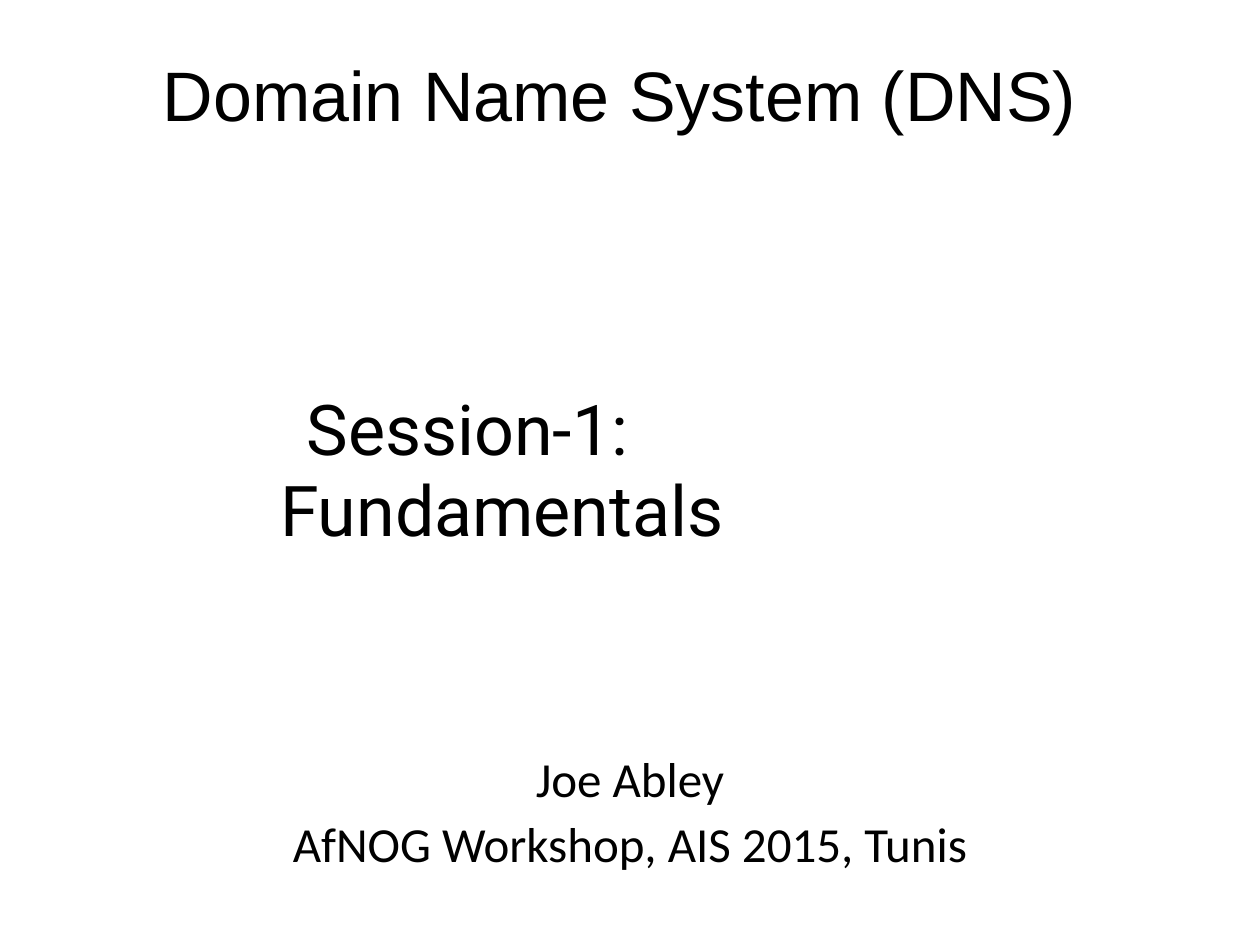
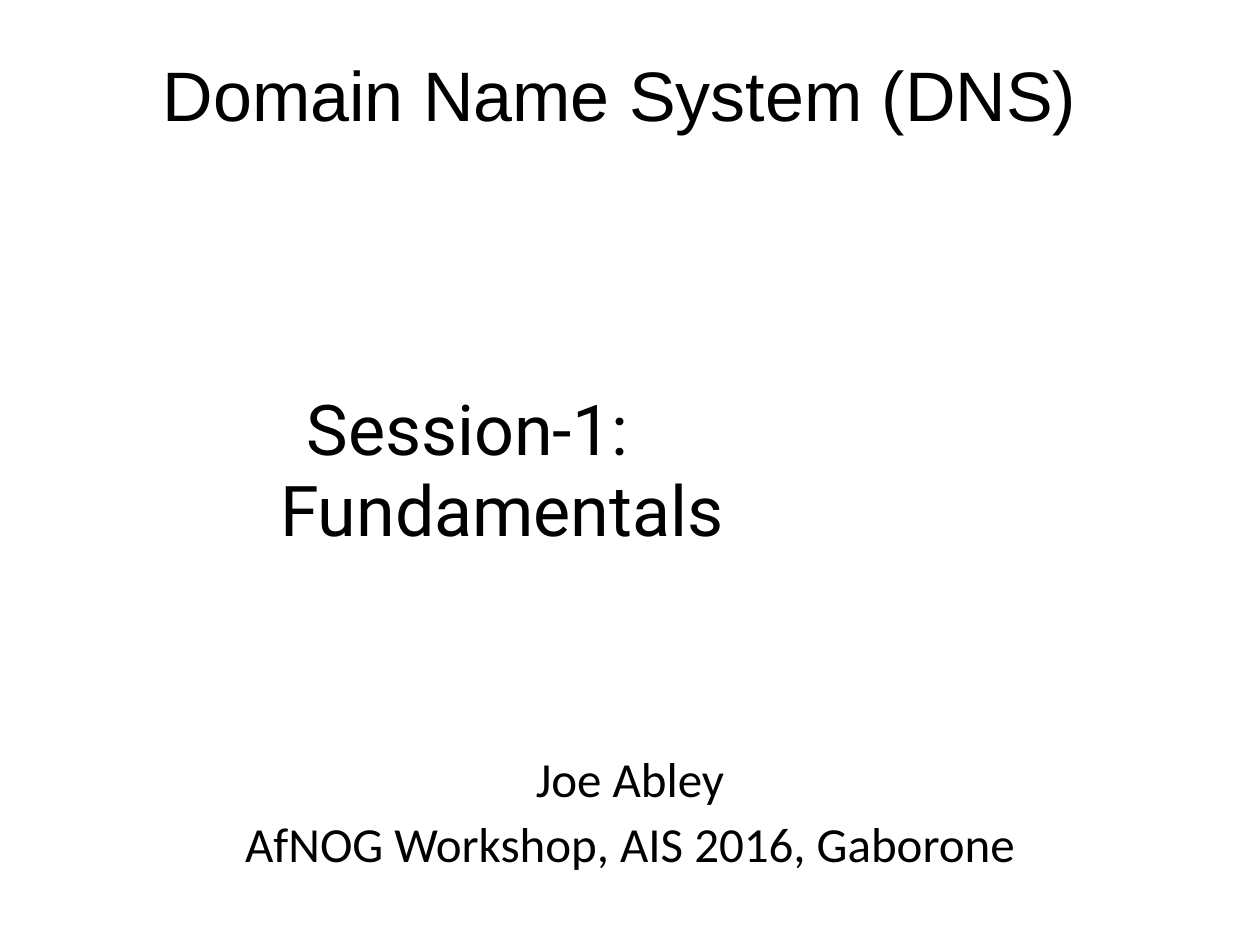
Before and after one commit to afnog/sse, a slide deck: slide 1 of dns/dns1-presentation.pptx. Drawn at 1260x945 pixels with LibreOffice and Linux fonts; fonts in the diff are those of the drawing; background and template pictures are left out. Boxes give left, top, right and bottom in pixels: in the first picture for what was removed or moved away, otherwise in the second. Text is boxed around its words. In the diff, an @@ line names an element or a change of style, - is before the commit and + after.

```diff
--- a/dns/dns1-presentation.pptx
+++ b/dns/dns1-presentation.pptx
@@ text at <box>245,828,1015,870</box>: text changed @@
-AfNOG Workshop, AIS 2015, Tunis
+AfNOG Workshop, AIS 2016, Gaborone
```
Also in this commit, not shown: 6 other files.
